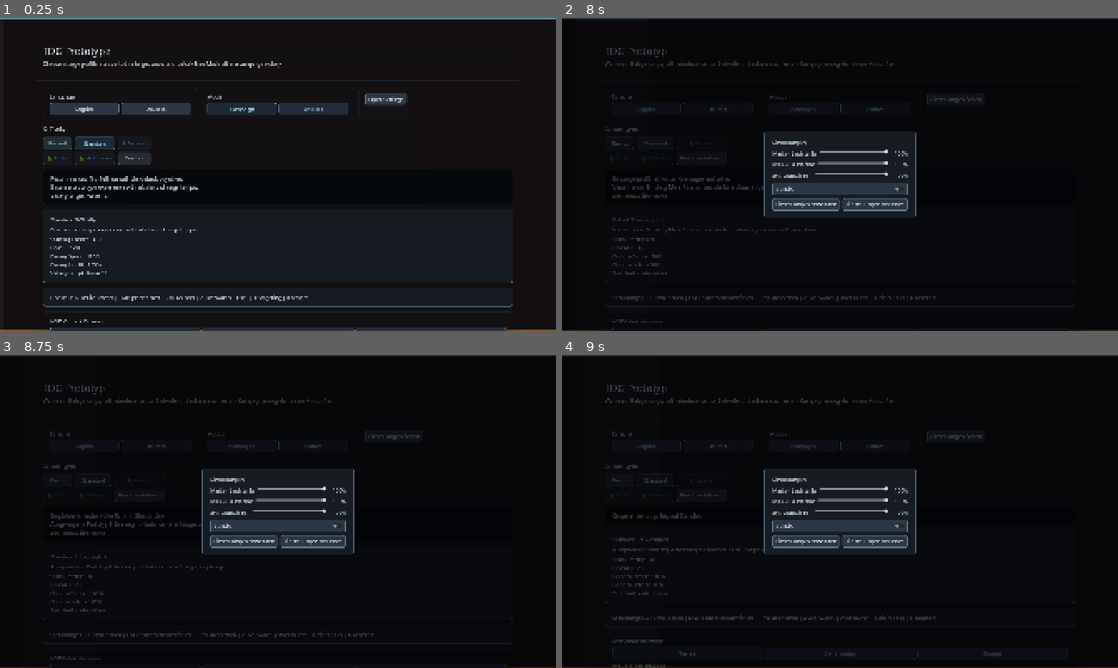
Above: before the commit, frames 1-4 (two rows, left to right).
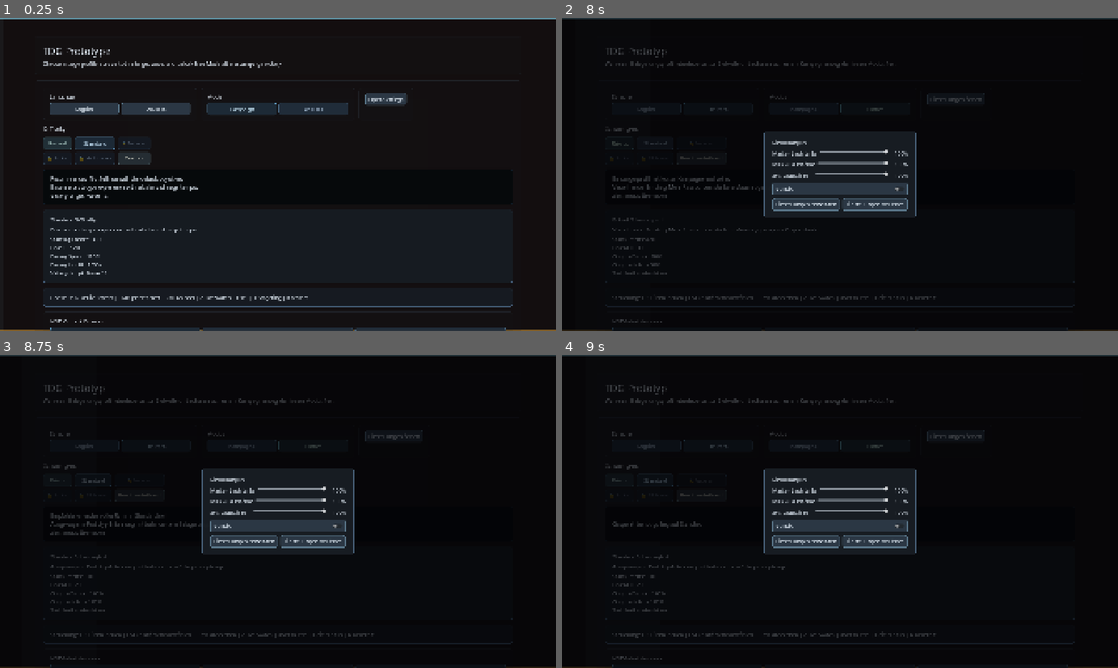
Above: after the commit, the same moments.

Repository: Auda29/TDG
Game: Godot game, scene res://scenes/bootstrap/main.tscn
Two runs of this game, one before a commit and one after it. Both use one fixed random seed, a clock stepped at 60 frames per second and the inputs below.
Inputs:
- Up to frame 1 (0.25 s): no input
- Up to frame 2 (8 s): click "Campaign" at 0.5 s; click "Campaign" at 1.25 s; click "Endless" at 2 s; click "Endless" at 2.75 s; click "English" at 3.5 s; click "Deutsch" at 4.25 s; click "Kampagne" at 5 s; click "Endlos" at 5.75 s; click "Einstellungen öffnen" at 6.5 s; click "Rekrut" at 7.25 s
- Up to frame 3 (8.75 s): click "Standard" at 8 s
- Up to frame 4 (9 s): click "🔒 Veteran" at 8.75 s

Frames 1-3 are identical in both runs. In frame 4, 2.2% of the frame differs, in the area x 7-93%, y 50-100%.

Commit message:
Enhance tooltip and scrolling functionality in start menu for improved user experience
Updated main.tscn to set custom minimum sizes for tooltip elements, ensuring better layout consistency. Enhanced start_menu.gd by implementing scroll functionality with mouse wheel support, allowing for smoother navigation through menu items. This update aims to improve the overall usability and accessibility of the UI.

Diff:
--- a/game/scenes/bootstrap/main.tscn
+++ b/game/scenes/bootstrap/main.tscn
@@ -264,6 +264,7 @@
 text = ""
 
 [node name="TooltipPanel" type="PanelContainer" parent="Margin/RootVBox/MenuPanel/MenuMargin/MenuVBox"]
+custom_minimum_size = Vector2(0, 108)
 layout_mode = 2
 self_modulate = Color(0.20, 0.26, 0.30, 0.95)
 
@@ -275,7 +276,10 @@
 theme_override_constants/margin_bottom = 12
 
 [node name="TooltipLabel" type="Label" parent="Margin/RootVBox/MenuPanel/MenuMargin/MenuVBox/TooltipPanel/TooltipMargin"]
-layout_mode = 2
+custom_minimum_size = Vector2(0, 84)
+layout_mode = 2
+size_flags_vertical = 3
+vertical_alignment = 1
 text = ""
 autowrap_mode = 3
 
--- a/game/scripts/ui/start_menu.gd
+++ b/game/scripts/ui/start_menu.gd
@@ -5,6 +5,7 @@
 const UI_BUTTON_IDLE := Color(0.78, 0.84, 0.90, 0.92)
 const UI_BUTTON_ACTIVE_ENDLESS := Color(0.88, 0.98, 0.90, 1.0)
 const UI_BUTTON_LOCKED := Color(0.48, 0.52, 0.58, 0.72)
+const MENU_SCROLL_STEP := 72.0
 const MVP_TOWERS := [
 	preload("res://data/mvp/towers/musterline_redoubt.tres"),
 	preload("res://data/mvp/towers/auric_sentinel_lancepost.tres"),
@@ -162,6 +163,8 @@
 	},
 ]
 
+@onready var margin_root: MarginContainer = $Margin
+@onready var root_vbox: VBoxContainer = $Margin/RootVBox
 @onready var menu_panel: PanelContainer = $Margin/RootVBox/MenuPanel
 @onready var back_glow: ColorRect = $BackGlow
 @onready var sweep_line: ColorRect = $SweepLine
@@ -250,6 +253,8 @@
 var _content_category: String = "tower"
 var _content_index: int = 0
 var _selected_commander_index: int = 0
+var _scroll_offset: float = 0.0
+var _max_scroll_offset: float = 0.0
 
 func _ready() -> void:
 	_current_language = RunState.menu_language if RunState.menu_language != "" else "en"
@@ -305,6 +310,9 @@
 	_refresh_content_browser()
 	_refresh_commander_dialog()
 	_refresh_selected_commander_summary()
+	resized.connect(_update_scroll_bounds)
+	get_viewport().size_changed.connect(_update_scroll_bounds)
+	call_deferred("_update_scroll_bounds")
 
 func _process(delta: float) -> void:
 	_pulse_time += delta
@@ -312,6 +320,26 @@
 	back_glow.modulate = Color(0.28, 0.44, 0.52, glow_alpha)
 	sweep_line.position.x = -260.0 + fmod(_pulse_time * 38.0, size.x + 520.0)
 	menu_panel.scale = Vector2.ONE
+
+func _unhandled_input(event: InputEvent) -> void:
+	if commander_dialog.visible or $SettingsOverlay.visible:
+		return
+	if event is InputEventMouseButton and event.pressed:
+		if event.button_index == MOUSE_BUTTON_WHEEL_UP:
+			_set_scroll_offset(_scroll_offset - MENU_SCROLL_STEP)
+			get_viewport().set_input_as_handled()
+		elif event.button_index == MOUSE_BUTTON_WHEEL_DOWN:
+			_set_scroll_offset(_scroll_offset + MENU_SCROLL_STEP)
+			get_viewport().set_input_as_handled()
+
+func _update_scroll_bounds() -> void:
+	await get_tree().process_frame
+	_max_scroll_offset = maxf(0.0, root_vbox.get_combined_minimum_size().y - margin_root.size.y)
+	_set_scroll_offset(_scroll_offset)
+
+func _set_scroll_offset(value: float) -> void:
+	_scroll_offset = clampf(value, 0.0, _max_scroll_offset)
+	root_vbox.position.y = -_scroll_offset
 
 func _set_language(language: String) -> void:
 	_current_language = language
@@ -397,6 +425,7 @@
 	_refresh_content_browser()
 	_refresh_commander_dialog()
 	_refresh_selected_commander_summary()
+	call_deferred("_update_scroll_bounds")
 
 func _select_difficulty(index: int) -> void:
 	_selected_difficulty_index = clampi(index, 0, DIFFICULTIES.size() - 1)
